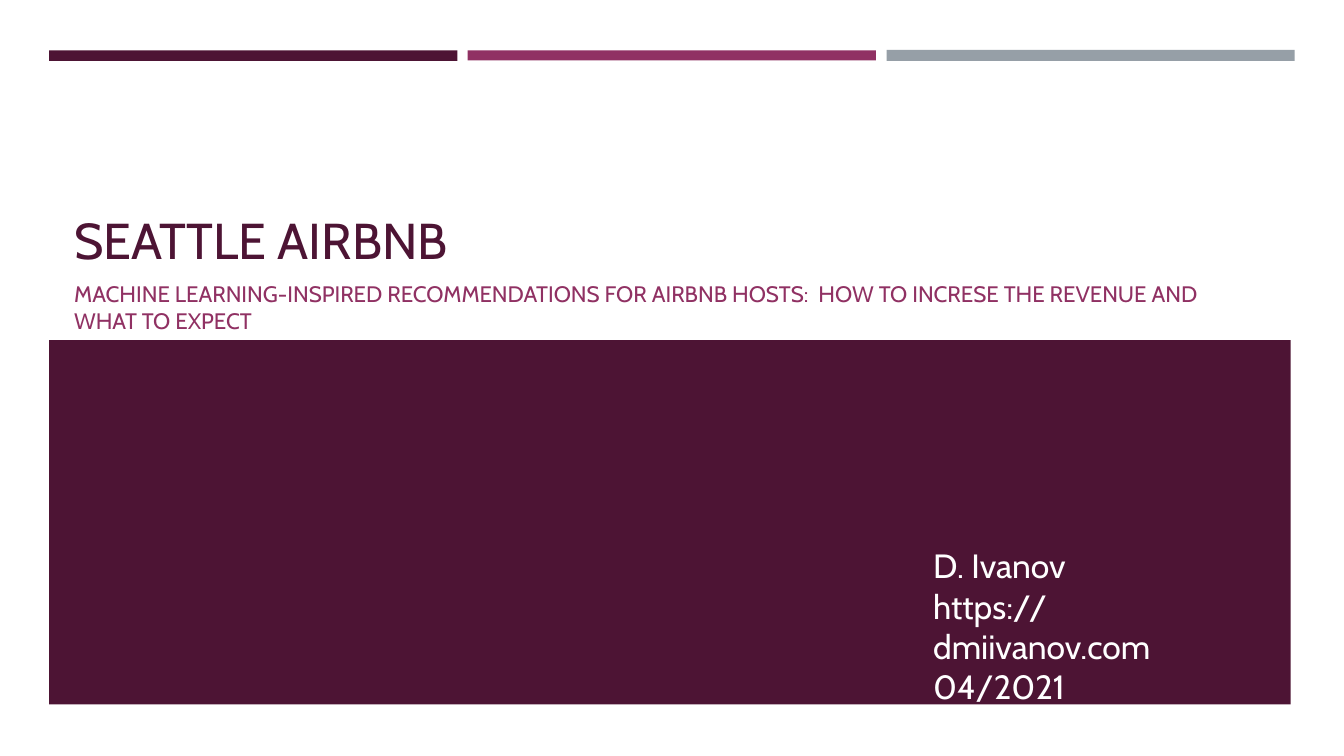
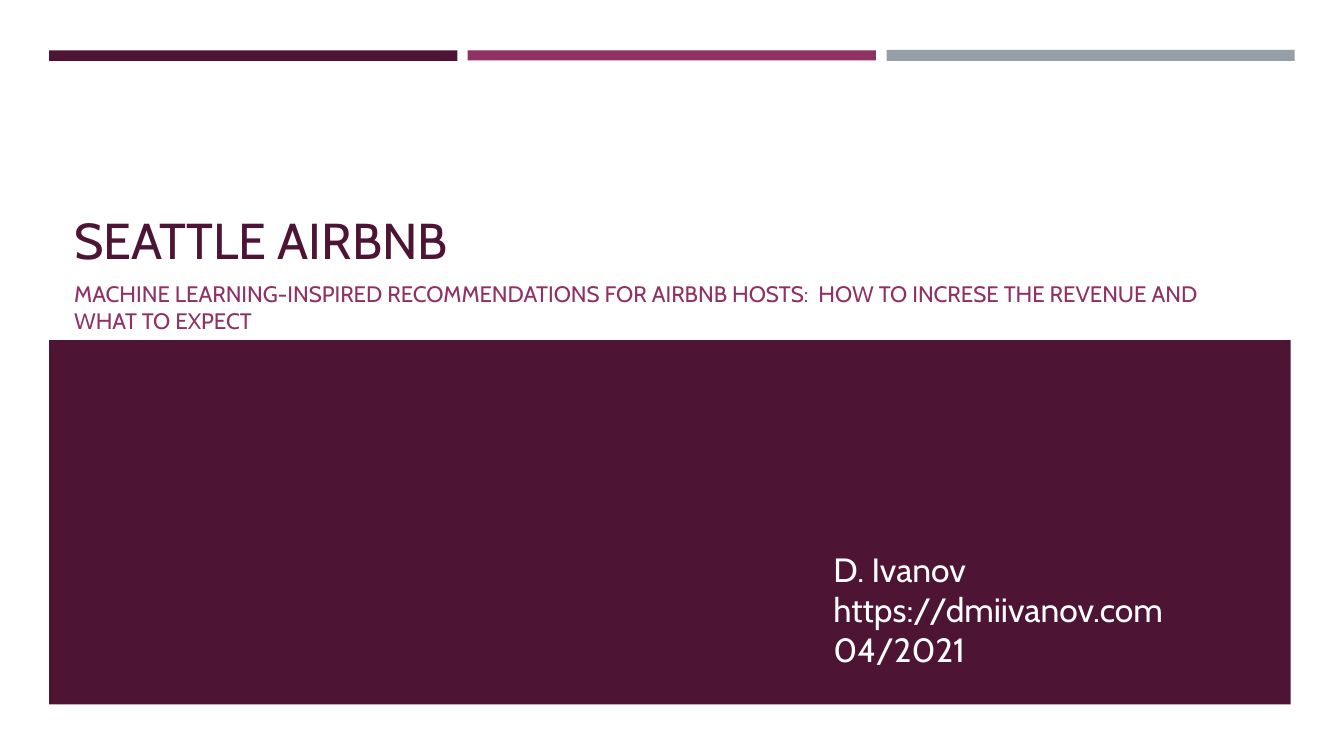
Before and after one commit to ivanovdmitri/Seattle_Airbnb_2017_DI, a slide deck: slide 1 of Seattle_Airbnb_2017_DI.pptx. Drawn at 1344x756 pixels with LibreOffice and Linux fonts; fonts in the diff are those of the drawing. Boxes give left, top, right and bottom in pixels: in the first picture for what was removed or moved away, otherwise in the second. Text is boxed around its words. In the diff, an @@ line names an element or a change of style, - is before the commit and + after.

```diff
--- a/Seattle_Airbnb_2017_DI.pptx
+++ b/Seattle_Airbnb_2017_DI.pptx
@@ text "D. Ivanov" rewrapped from <box>933,554,1150,707</box> to <box>833,558,1163,665</box> @@
```
Also in this commit, not shown: 1 other slide changed, 3 slides added, 1 other file.
